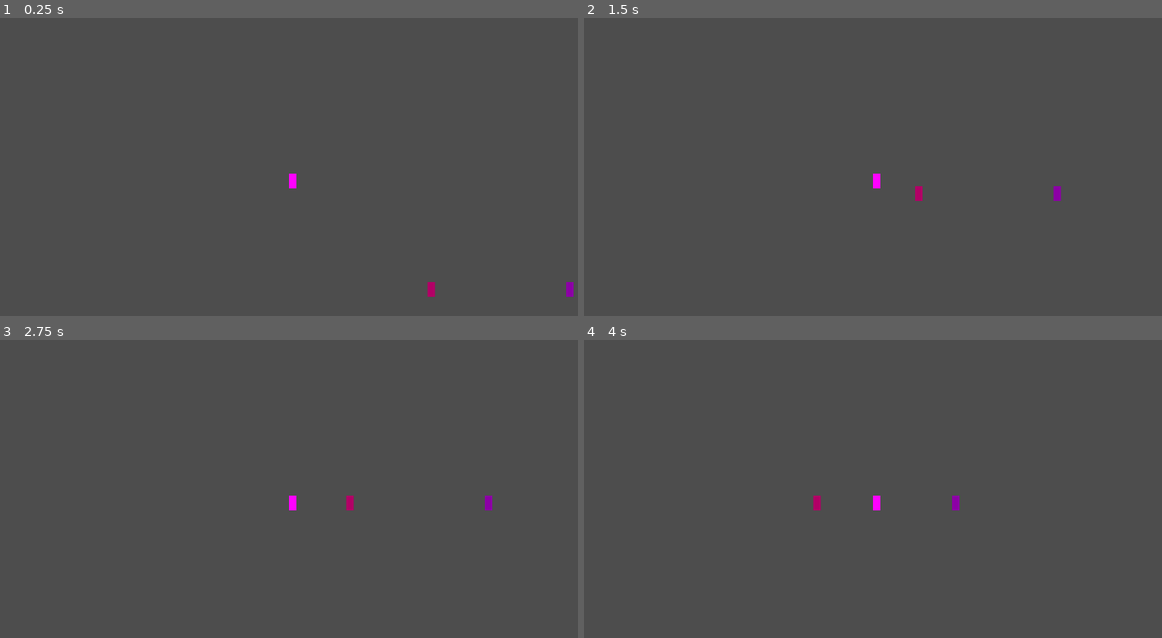
Above: before the commit, frames 1-4 (two rows, left to right).
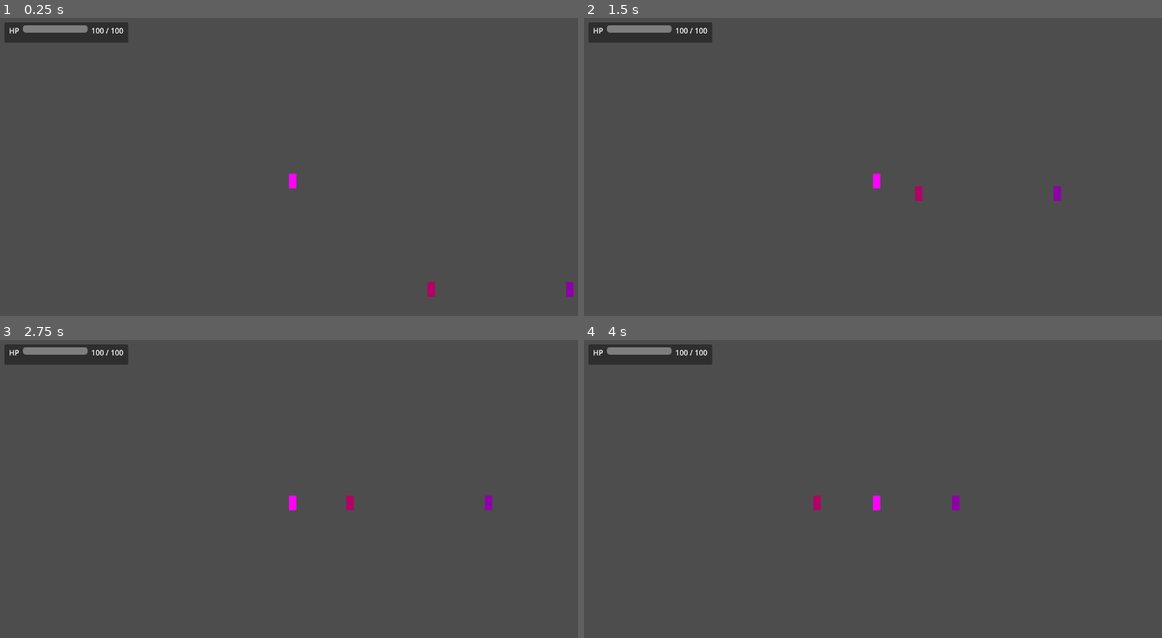
Above: after the commit, the same moments.

Repository: ksjmgrkks/joseon-rpg
Game: Godot game, scene res://scenes/levels/TestLevel.tscn
Two runs of this game, one before a commit and one after it. Both use one fixed random seed, a clock stepped at 60 frames per second and the inputs below. The project has no main scene, so this scene is started directly.
Inputs:
- Up to frame 1 (0.25 s): no input
- Up to frame 2 (1.5 s): hold D (move_right) from 0.53 s (still down); tap J (attack) at 0.6 s; tap Space (jump) at 0.77 s; tap E (interact) at 1.35 s
- Up to frame 3 (2.75 s): tap Space (jump) at 1.52 s; release D (move_right) at 2.03 s; hold A (move_left) from 2.03 s (still down); tap J (attack) at 2.1 s
- Up to frame 4 (4 s): release A (move_left) at 2.78 s; hold D (move_right) from 2.78 s (still down); tap E (interact) at 2.85 s; tap Space (jump) at 3.02, 3.77 s; tap J (attack) at 3.6 s

The runs differ from the first frame. In frame 1, 1.4% of the frame differs, in the area x 0-23%, y 1-9%; in frame 2, 1.4%; in frame 3, 1.4%; in frame 4, 1.4%.

Commit message:
feat(phase-1): Player HUD HP 바 — 좌상단 ProgressBar + 수치, HealthComponent 연결
- scenes/ui/PlayerHud.tscn — CanvasLayer(layer 8) + PanelContainer + HP/Bar/Label HBox
- scripts/ui/player_hud.gd — 'player' 그룹 첫 노드의 HealthComponent.hp_changed 시그널에 연결, 자동 갱신
- TestLevel.tscn 에 인스턴스 추가
- 디자인 스킨(한지·먹 톤)은 폰트 임포트 후 폴리시 단계로

Co-Authored-By: Claude Opus 4.7 (1M context) <noreply@anthropic.com>

Diff:
--- a/scenes/levels/TestLevel.tscn
+++ b/scenes/levels/TestLevel.tscn
@@ -1,9 +1,10 @@
-[gd_scene load_steps=6 format=3]
+[gd_scene load_steps=7 format=3]
 
 [ext_resource type="PackedScene" path="res://scenes/player/Player.tscn" id="1_player"]
 [ext_resource type="PackedScene" path="res://scenes/npc/Npc.tscn" id="2_npc"]
 [ext_resource type="PackedScene" path="res://scenes/enemies/Dummy.tscn" id="3_dummy"]
 [ext_resource type="PackedScene" path="res://scenes/ui/MobileControls.tscn" id="4_mobile"]
+[ext_resource type="PackedScene" path="res://scenes/ui/PlayerHud.tscn" id="5_hud"]
 
 [sub_resource type="RectangleShape2D" id="RectangleShape2D_ground"]
 size = Vector2(1280, 32)
@@ -28,3 +29,5 @@
 position = Vector2(800, 668)
 
 [node name="MobileControls" parent="." instance=ExtResource("4_mobile")]
+
+[node name="PlayerHud" parent="." instance=ExtResource("5_hud")]
--- /dev/null
+++ b/scenes/ui/PlayerHud.tscn
@@ -0,0 +1,37 @@
+[gd_scene load_steps=2 format=3]
+
+[ext_resource type="Script" path="res://scripts/ui/player_hud.gd" id="1_hud"]
+
+[node name="PlayerHud" type="CanvasLayer"]
+layer = 8
+script = ExtResource("1_hud")
+
+[node name="Panel" type="PanelContainer" parent="."]
+offset_left = 16.0
+offset_top = 16.0
+offset_right = 280.0
+offset_bottom = 60.0
+
+[node name="Margin" type="MarginContainer" parent="Panel"]
+theme_override_constants/margin_left = 10
+theme_override_constants/margin_top = 6
+theme_override_constants/margin_right = 10
+theme_override_constants/margin_bottom = 6
+
+[node name="VBox" type="VBoxContainer" parent="Panel/Margin"]
+
+[node name="HPRow" type="HBoxContainer" parent="Panel/Margin/VBox"]
+theme_override_constants/separation = 8
+
+[node name="Tag" type="Label" parent="Panel/Margin/VBox/HPRow"]
+text = "HP"
+
+[node name="Bar" type="ProgressBar" parent="Panel/Margin/VBox/HPRow"]
+custom_minimum_size = Vector2(140, 16)
+size_flags_horizontal = 3
+show_percentage = false
+max_value = 100.0
+value = 100.0
+
+[node name="Label" type="Label" parent="Panel/Margin/VBox/HPRow"]
+text = "100 / 100"
--- /dev/null
+++ b/scripts/ui/player_hud.gd
@@ -0,0 +1,27 @@
+extends CanvasLayer
+##
+## Player HUD — 좌상단 HP 바. 'player' 그룹의 첫 노드를 찾아 HealthComponent에 연결.
+## Phase 1 임시: 기본 ProgressBar 스타일. 한지·먹 톤 스킨은 폰트 임포트 후 폴리시.
+##
+
+@onready var hp_bar: ProgressBar = $Panel/Margin/VBox/HPRow/Bar
+@onready var hp_label: Label = $Panel/Margin/VBox/HPRow/Label
+
+
+func _ready() -> void:
+    var player := get_tree().get_first_node_in_group("player")
+    if player == null:
+        visible = false
+        return
+    var health: HealthComponent = player.get_node_or_null("HealthComponent")
+    if health == null:
+        visible = false
+        return
+    _update_hp(health.hp, health.max_hp)
+    health.hp_changed.connect(_update_hp)
+
+
+func _update_hp(hp: float, max_hp: float) -> void:
+    hp_bar.max_value = max_hp
+    hp_bar.value = hp
+    hp_label.text = "%d / %d" % [int(hp), int(max_hp)]
